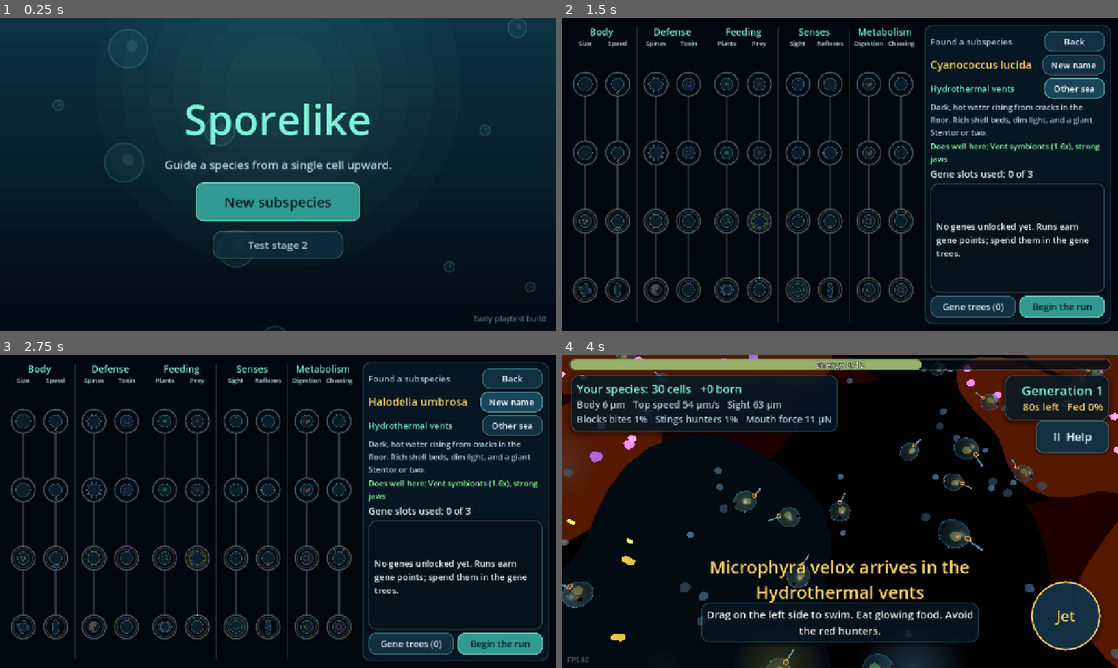
Above: before the commit, frames 1-4 (two rows, left to right).
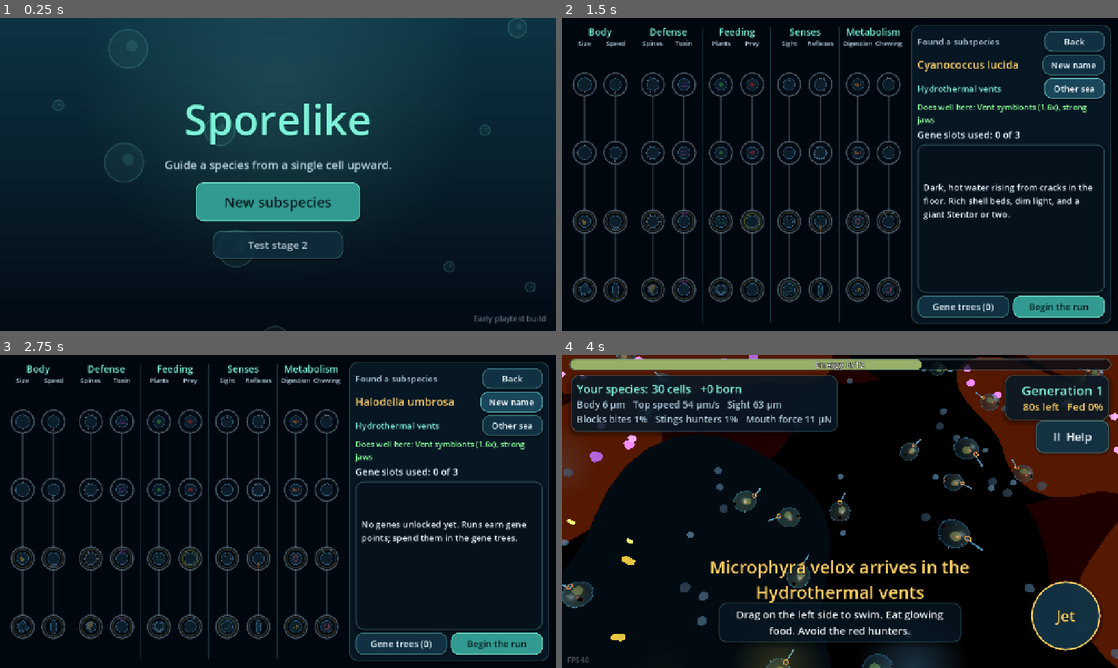
Above: after the commit, the same moments.

Repository: drag0nblad3/Sporelike-
Game: Godot game, scene res://scenes/main.tscn
Same seed, same stepped clock (60 frames per second), same inputs: the game is played once before the commit and once after it.
Inputs:
- Up to frame 1 (0.25 s): no input
- Up to frame 2 (1.5 s): click "New subspecies" at 0.5 s; click "Other sea" at 1.25 s
- Up to frame 3 (2.75 s): click "New name" at 2 s
- Up to frame 4 (4 s): click "New name" at 2.75 s; click "Begin the run" at 3.5 s

The runs differ from the first frame. In frame 2, 18% of the frame differs, in the area x 2-99%, y 2-98%; in frame 3, 18%; in frame 4, 1.6%.

Commit message:
Give the creator's gene text more room; keep the hint clear of Shove; smoother title glow
The sea description now shows in the text box when Other sea is tapped
instead of always taking three lines of the side column, and the side
column grows on wider phones.

Co-Authored-By: Claude Opus 5.5 <noreply@anthropic.com>
Claude-Session: https://claude.ai/code/session_01LRZhx2EkjRZmAEuo7Vq87R

Diff:
--- a/scripts/ui/creator_side.gd
+++ b/scripts/ui/creator_side.gd
@@ -1,15 +1,15 @@
 class_name CreatorSide
 extends RefCounted
 ## The subspecies creator's side column above the gene text box: title,
-## the subspecies name with New name, the starting Sea with Other sea, and
-## gene slots used. Built once; show() updates the text.
+## the subspecies name with New name, the starting Sea with Other sea (its
+## description shows in the text box), what does well there, and gene slots
+## used. Built once; show() updates the text.
 
 var trees_button: Button
 ## The top row, beside the title; the creator adds its Back button here.
 var header: HBoxContainer
 var _name: Label
 var _sea: Label
-var _blurb: Label
 var _favors: Label
 var _slots: Label
 
@@ -23,7 +23,6 @@
 	var seas := screen.row()
 	_sea = screen.label("", 20, UiTheme.ACCENT, seas)
 	side_button(screen.button("Other sea", func() -> void: screen.next_sea(), seas, 44.0))
-	_blurb = screen.label("", 18, UiTheme.DIM)
 	_favors = screen.label("", 18, UiTheme.GAIN)
 	_slots = screen.label("", 22)
 
@@ -31,7 +30,6 @@
 func show(subspecies: String, sea: Sea, used: int, bank: GeneBank) -> void:
 	_name.text = subspecies
 	_sea.text = sea.title
-	_blurb.text = sea.blurb
 	_favors.text = "Does well here: %s" % sea.favors
 	_slots.text = "Gene slots used: %d of %d" % [used, bank.slots()]
 	_slots.add_theme_color_override("font_color",
--- a/scripts/ui/gene_screen.gd
+++ b/scripts/ui/gene_screen.gd
@@ -37,7 +37,8 @@
 	columns.add_child(graph)
 	var card := PanelContainer.new()
 	card.add_theme_stylebox_override("panel", UiTheme.panel(UiTheme.PANEL, 14))
-	card.custom_minimum_size.x = SIDE_WIDTH
+	# Wider phones give the text box more room, so less of it wraps.
+	card.custom_minimum_size.x = clampf(get_viewport_rect().size.x * 0.36, SIDE_WIDTH, 600.0)
 	columns.add_child(card)
 	side = VBoxContainer.new()
 	side.add_theme_constant_override("separation", 6)
--- a/scripts/ui/hud.gd
+++ b/scripts/ui/hud.gd
@@ -44,6 +44,8 @@
 	# the ability buttons on the right.
 	_hint = _center_label(-150.0, 24, UiTheme.INK)
 	_hint.text = "Drag on the left side to swim. Eat glowing food. Avoid the red hunters."
+	_hint.offset_left = -280.0
+	_hint.offset_right = 280.0
 	_hint.add_theme_stylebox_override("normal", UiTheme.panel(Color(UiTheme.PANEL, 0.7), 10))
 	_message = _center_label(-260.0, 40, UiTheme.GOLD)
 
--- a/scripts/ui/subspecies_creator.gd
+++ b/scripts/ui/subspecies_creator.gd
@@ -160,7 +160,10 @@
 
 func next_sea() -> void:
 	_sea_at = (_sea_at + 1) % _seas.size()
+	# The sea's description fills the text box until a gene is tapped.
+	graph.selected = ""
 	_refresh()
+	detail.show_hint(Sea.of(_seas[_sea_at]).blurb)
 
 
 func _open_trees() -> void:
--- a/scripts/ui/title_backdrop.gd
+++ b/scripts/ui/title_backdrop.gd
@@ -31,13 +31,13 @@
 func _draw() -> void:
 	var w := size.x
 	var h := size.y
-	var bands := 24
+	var bands := 48
 	for i in bands:
 		var y0 := h * i / bands
 		draw_rect(Rect2(0, y0, w, h / bands + 1.0), TOP.lerp(BOTTOM, float(i) / (bands - 1)))
 	# Light from the surface: a soft glow behind the title.
-	for i in 6:
-		draw_circle(Vector2(w * 0.5, h * 0.22), 420.0 - i * 60.0, Color(UiTheme.ACCENT, 0.02))
+	for i in 30:
+		draw_circle(Vector2(w * 0.5, h * 0.22), 450.0 - i * 14.0, Color(UiTheme.ACCENT, 0.005))
 	for c: Vector4 in _cells:
 		var y := fposmod(c.y * (h + 120.0) - _time * c.w, h + 120.0) - 60.0
 		var x := c.x * w + sin(_time * 0.3 + c.x * 9.0) * 12.0
